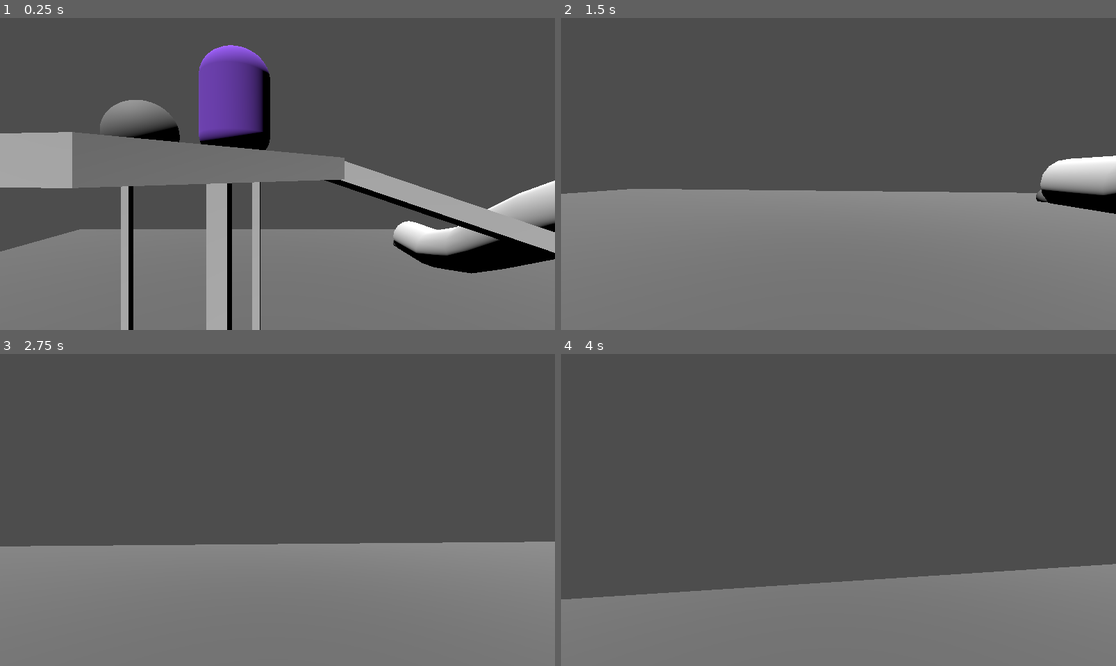
Above: before the commit, frames 1-4 (two rows, left to right).
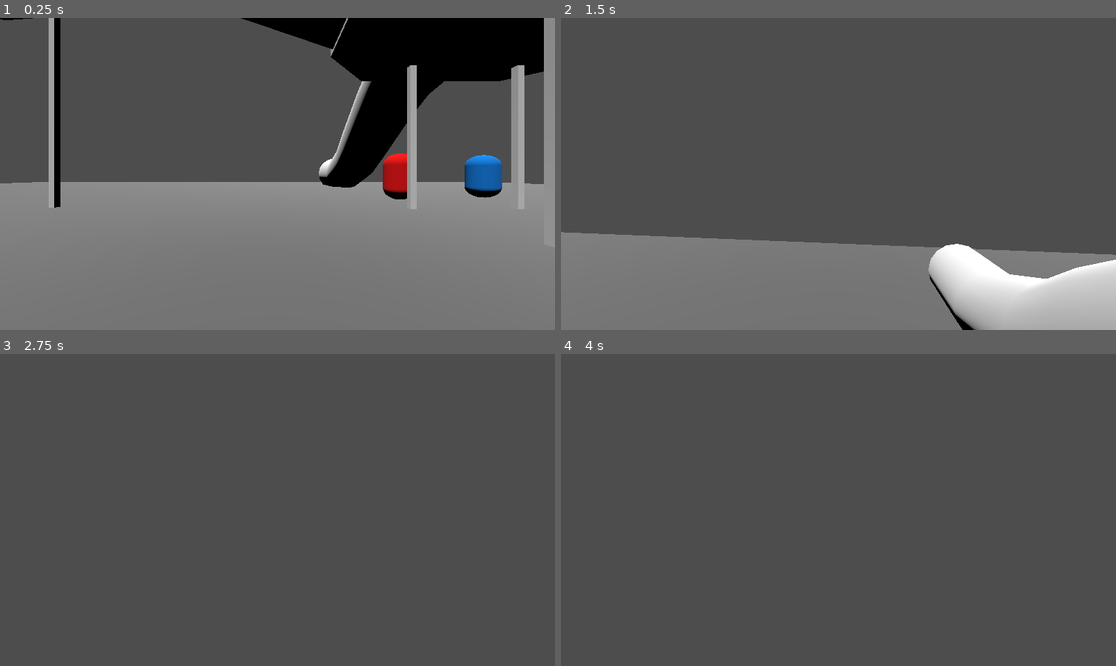
Above: after the commit, the same moments.

Repository: Kesomannen/the-very-serious-game-jam
Game: Godot game, scene res://Scenes/game.tscn
The game is run twice, just before and just after one commit, with the same random seed, the same clock (stepped at 60 frames per second) and the same inputs.
Inputs (mouse positions are in pixels of both pictures, inside the frame that each line leads up to):
- Up to frame 1 (0.25 s): no input
- Up to frame 2 (1.5 s): tap Enter at 0.5 s; move the mouse to (866, 174) at 0.52 s; hold E 0.53-1.28 s; hold W (forward) from 0.53 s (still down); tap Space (jump) at 0.77, 1.07 s; tap Q at 0.8, 1.35 s; move the mouse to (810, 174) at 1.27 s
- Up to frame 3 (2.75 s): keep holding W (forward); tap Space (jump) at 1.52, 1.82 s; tap Ctrl at 1.55 s; move the mouse to (288, 503) at 2.02 s; hold Ctrl from 2.03 s (still down); tap Shift at 2.3 s
- Up to frame 4 (4 s): keep holding W (forward); move the mouse to (832, 516) at 2.77 s; release Ctrl at 2.78 s; tap Shift at 2.85 s; tap Space (jump) at 3.02, 3.05, 3.32 s; move the mouse to (877, 513) at 3.52 s; hold Space (jump) from 3.53 s (still down); tap E at 3.8 s

The runs differ from the first frame. In frame 1, 48% of the frame differs, in the area x 0-100%, y 0-100%; in frame 2, 25%; in frame 3, 39%; in frame 4, 27%.

Commit message:
Freecam for testing

Diff:
--- /dev/null
+++ b/Scenes/freecam.tscn
@@ -0,0 +1,22 @@
+[gd_scene format=3 uid="uid://bo36akh27pkvs"]
+
+[ext_resource type="Script" uid="uid://c1t7xrkixrtp1" path="res://Script/freecam_player.gd" id="1_ntxpu"]
+
+[sub_resource type="CapsuleShape3D" id="CapsuleShape3D_bi5fs"]
+
+[sub_resource type="CapsuleMesh" id="CapsuleMesh_okq71"]
+
+[node name="Player" type="CharacterBody3D" unique_id=1913763412]
+script = ExtResource("1_ntxpu")
+
+[node name="CollisionShape3D" type="CollisionShape3D" parent="." unique_id=858191090]
+transform = Transform3D(1, 0, 0, 0, 1, 0, 0, 0, 1, 0, 0.3783722, 0)
+shape = SubResource("CapsuleShape3D_bi5fs")
+debug_color = Color(0, 0.4520604, 0.7077407, 1)
+
+[node name="Camera3D" type="Camera3D" parent="." unique_id=1178320406]
+transform = Transform3D(1, 0, -5.9604638e-08, 0, 1, 0, 5.9604638e-08, 0, 1, -0.020141363, 0.8557229, -0.12589025)
+
+[node name="MeshInstance3D" type="MeshInstance3D" parent="." unique_id=721234480]
+transform = Transform3D(1, 0, 0, 0, 1, 0, 0, 0, 1, 0, 0.37475586, 4.271158)
+mesh = SubResource("CapsuleMesh_okq71")
--- a/Scenes/game.tscn
+++ b/Scenes/game.tscn
@@ -1,32 +1,11 @@
 [gd_scene format=3 uid="uid://co3d1m1ybskbt"]
 
-[ext_resource type="Script" uid="uid://p5gibq5hgl5q" path="res://Script/player.gd" id="1_qxrlw"]
 [ext_resource type="Script" uid="uid://bp73hplvjaujn" path="res://Script/manager.gd" id="3_3dryh"]
 [ext_resource type="PackedScene" uid="uid://ct0ny20uc0fjn" path="res://Scenes/child.tscn" id="3_wrm1d"]
 [ext_resource type="PackedScene" uid="uid://ssp63i5rmfhq" path="res://Scenes/playground2.tscn" id="4_3dryh"]
-
-[sub_resource type="CapsuleShape3D" id="CapsuleShape3D_bi5fs"]
-
-[sub_resource type="CapsuleMesh" id="CapsuleMesh_okq71"]
+[ext_resource type="PackedScene" uid="uid://bo36akh27pkvs" path="res://Scenes/freecam.tscn" id="4_wowpa"]
 
 [node name="Node3D" type="Node3D" unique_id=1816040432]
-
-[node name="Player" type="CharacterBody3D" parent="." unique_id=2048727428]
-unique_name_in_owner = true
-transform = Transform3D(1, 0, 0, 0, 1, 0, 0, 0, 1, -5.474018, 5.1337337, -1.1367812)
-script = ExtResource("1_qxrlw")
-
-[node name="CollisionShape3D" type="CollisionShape3D" parent="Player" unique_id=5845493]
-transform = Transform3D(1, 0, 0, 0, 1, 0, 0, 0, 1, 0, 0.3783722, 0)
-shape = SubResource("CapsuleShape3D_bi5fs")
-debug_color = Color(0, 0.4520604, 0.7077407, 1)
-
-[node name="Camera3D" type="Camera3D" parent="Player" unique_id=2142862974]
-transform = Transform3D(1, 0, -5.9604638e-08, 0, 1, 0, 5.9604638e-08, 0, 1, -0.020141363, 0.8557229, -0.12589025)
-
-[node name="MeshInstance3D" type="MeshInstance3D" parent="Player" unique_id=2088965365]
-transform = Transform3D(1, 0, 0, 0, 1, 0, 0, 0, 1, 0, 0.37475586, 4.271158)
-mesh = SubResource("CapsuleMesh_okq71")
 
 [node name="Sun" type="DirectionalLight3D" parent="." unique_id=116938391]
 transform = Transform3D(0.83676434, 0.5040346, -0.21394995, 0, 0.39073107, 0.92050487, 0.5475632, -0.7702457, 0.32694983, 0, 15.156977, 0)
@@ -79,3 +58,5 @@
 
 [node name="NavigationRegion3D" parent="." unique_id=1866652480 instance=ExtResource("4_3dryh")]
 transform = Transform3D(1.0005554, 0, 0, 0, 1.0005554, 0, 0, 0, 1.0005554, -1.5207062, 0, -0.66938114)
+
+[node name="Player" parent="." unique_id=1913763412 instance=ExtResource("4_wowpa")]
--- /dev/null
+++ b/Scenes/player.tscn
@@ -0,0 +1,22 @@
+[gd_scene format=3 uid="uid://c1tortkjbcuha"]
+
+[ext_resource type="Script" uid="uid://p5gibq5hgl5q" path="res://Script/player.gd" id="1_v0iea"]
+
+[sub_resource type="CapsuleShape3D" id="CapsuleShape3D_bi5fs"]
+
+[sub_resource type="CapsuleMesh" id="CapsuleMesh_okq71"]
+
+[node name="Player" type="CharacterBody3D" unique_id=1913763412]
+script = ExtResource("1_v0iea")
+
+[node name="CollisionShape3D" type="CollisionShape3D" parent="." unique_id=858191090]
+transform = Transform3D(1, 0, 0, 0, 1, 0, 0, 0, 1, 0, 0.3783722, 0)
+shape = SubResource("CapsuleShape3D_bi5fs")
+debug_color = Color(0, 0.4520604, 0.7077407, 1)
+
+[node name="Camera3D" type="Camera3D" parent="." unique_id=1178320406]
+transform = Transform3D(1, 0, -5.9604638e-08, 0, 1, 0, 5.9604638e-08, 0, 1, -0.020141363, 0.8557229, -0.12589025)
+
+[node name="MeshInstance3D" type="MeshInstance3D" parent="." unique_id=721234480]
+transform = Transform3D(1, 0, 0, 0, 1, 0, 0, 0, 1, 0, 0.37475586, 4.271158)
+mesh = SubResource("CapsuleMesh_okq71")
--- /dev/null
+++ b/Script/freecam_player.gd
@@ -0,0 +1,64 @@
+extends CharacterBody3D
+
+@export var movement_speed: float = 10.0
+@export var boost_multiplier: float = 3.0
+@export var mouse_sensitivity: float = 0.002
+@export var capture_mouse_on_ready: bool = true
+
+@onready var camera: Camera3D = get_node_or_null("Camera3D") as Camera3D
+
+var _pitch := 0.0
+
+
+func _ready() -> void:
+	if camera == null:
+		push_warning("Freecam player needs a Camera3D child named Camera3D.")
+		return
+
+	camera.current = true
+	_pitch = camera.rotation.x
+
+	if capture_mouse_on_ready:
+		Input.mouse_mode = Input.MOUSE_MODE_CAPTURED
+
+
+func _physics_process(delta: float) -> void:
+	if camera == null:
+		return
+
+	var input_dir := Input.get_vector("left", "right", "forward", "backward")
+	var direction := Vector3.ZERO
+	var camera_basis := camera.global_transform.basis
+
+	direction += camera_basis.x * input_dir.x
+	direction += camera_basis.z * input_dir.y
+
+	if Input.is_action_pressed("jump") or Input.is_physical_key_pressed(KEY_E):
+		direction += Vector3.UP
+	if Input.is_physical_key_pressed(KEY_Q) or Input.is_physical_key_pressed(KEY_CTRL):
+		direction += Vector3.DOWN
+
+	var speed := movement_speed
+	if Input.is_physical_key_pressed(KEY_SHIFT):
+		speed *= boost_multiplier
+
+	if direction != Vector3.ZERO:
+		global_position += direction.normalized() * speed * delta
+
+
+func _unhandled_input(event: InputEvent) -> void:
+	if event is InputEventKey and event.pressed and event.keycode == KEY_ESCAPE:
+		Input.mouse_mode = Input.MOUSE_MODE_VISIBLE
+		get_viewport().set_input_as_handled()
+		return
+
+	if event is InputEventMouseButton and event.pressed:
+		Input.mouse_mode = Input.MOUSE_MODE_CAPTURED
+		get_viewport().set_input_as_handled()
+		return
+
+	if event is InputEventMouseMotion and Input.mouse_mode == Input.MOUSE_MODE_CAPTURED:
+		rotate_y(-event.relative.x * mouse_sensitivity)
+		_pitch = clampf(_pitch - event.relative.y * mouse_sensitivity, -PI * 0.49, PI * 0.49)
+		camera.rotation.x = _pitch
+		get_viewport().set_input_as_handled()
Not shown, added: Blend Files/Playground V1.blend.import
Not shown, added: Script/freecam_player.gd.uid
